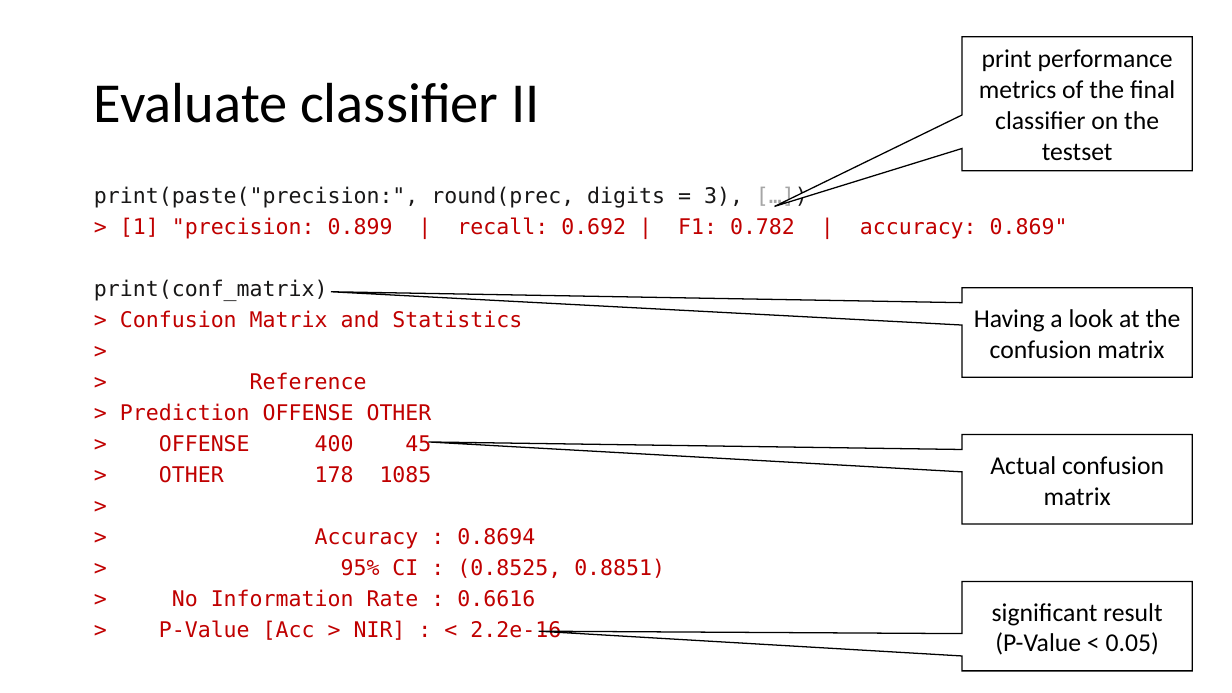
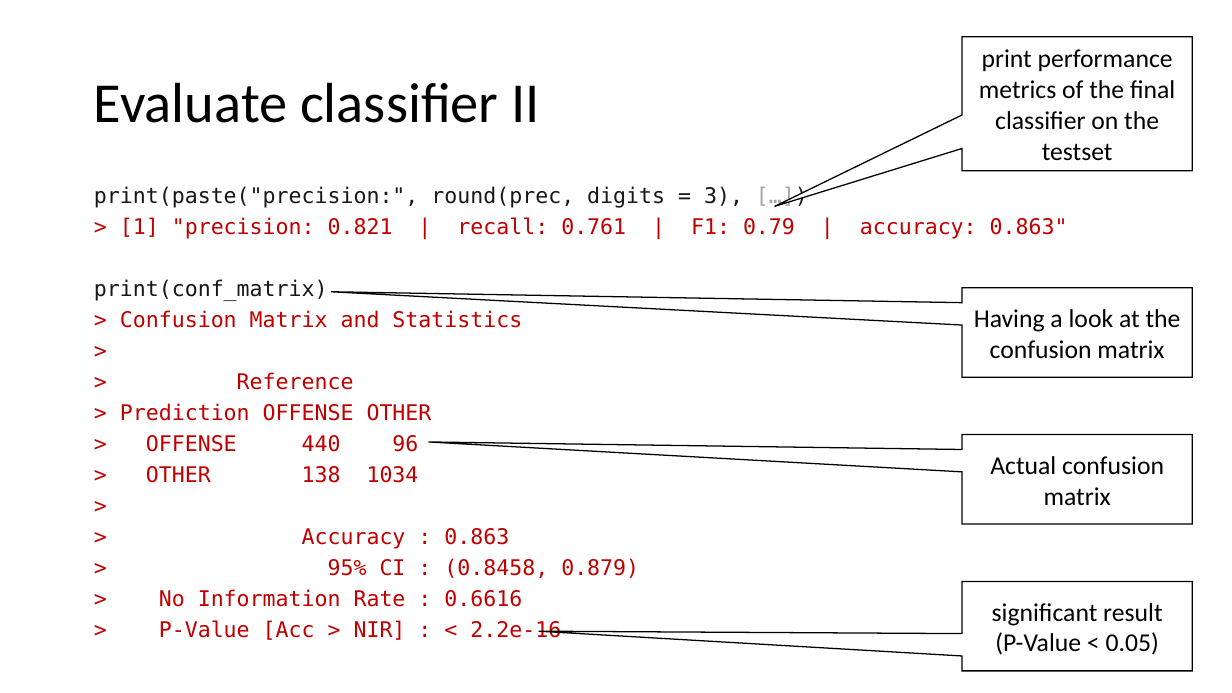
Before and after one commit to samuelstelzer/twitter_sentiment_analysis, a slide deck: slide 25 of handson_workshop.pptx. Drawn at 1232x693 pixels with LibreOffice and Linux fonts; fonts in the diff are those of the drawing. Boxes give left, top, right and bottom in pixels: in the first picture for what was removed or moved away, otherwise in the second. Text is boxed around its words. In the diff, an @@ line names an element or a change of style, - is before the commit and + after.

```diff
--- a/handson_workshop.pptx
+++ b/handson_workshop.pptx
@@ text at (x1=120, y1=217, x2=795, y2=239): text changed @@
-> [1] "precision: 0.899 | recall: 0.692 | F1: 0.782 | accuracy: 0.869"
+> [1] "precision: 0.821 | recall: 0.761 | F1: 0.79 | accuracy: 0.863"
@@ text at (x1=146, y1=435, x2=419, y2=483): text changed @@
-> OFFENSE 400 45
-> OTHER 178 1085
+> OFFENSE 440 96
+> OTHER 138 1034
@@ text at (x1=302, y1=528, x2=639, y2=578): text changed @@
-> Accuracy : 0.8694
-> 95% CI : (0.8525, 0.8851)
+> Accuracy : 0.863
+> 95% CI : (0.8458, 0.879)
```
Also in this commit, not shown: 4 other slides changed, 6 other files.
